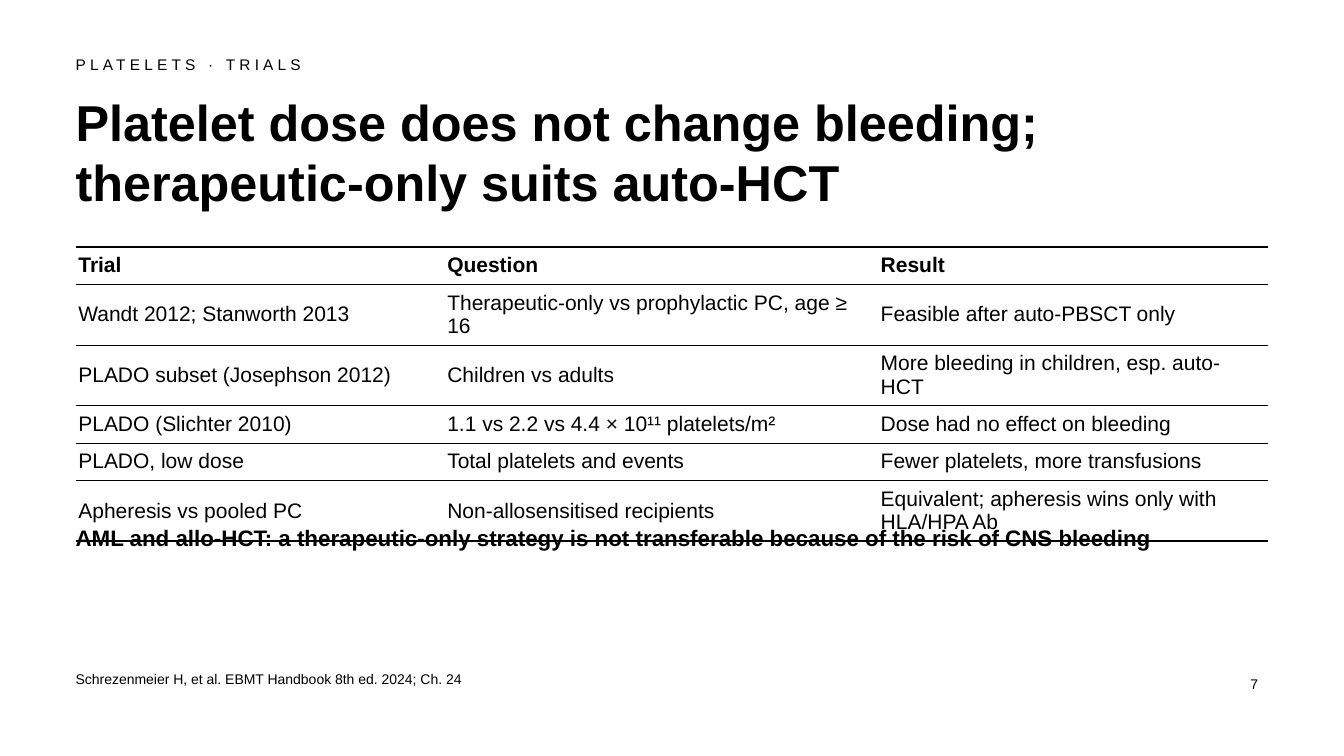
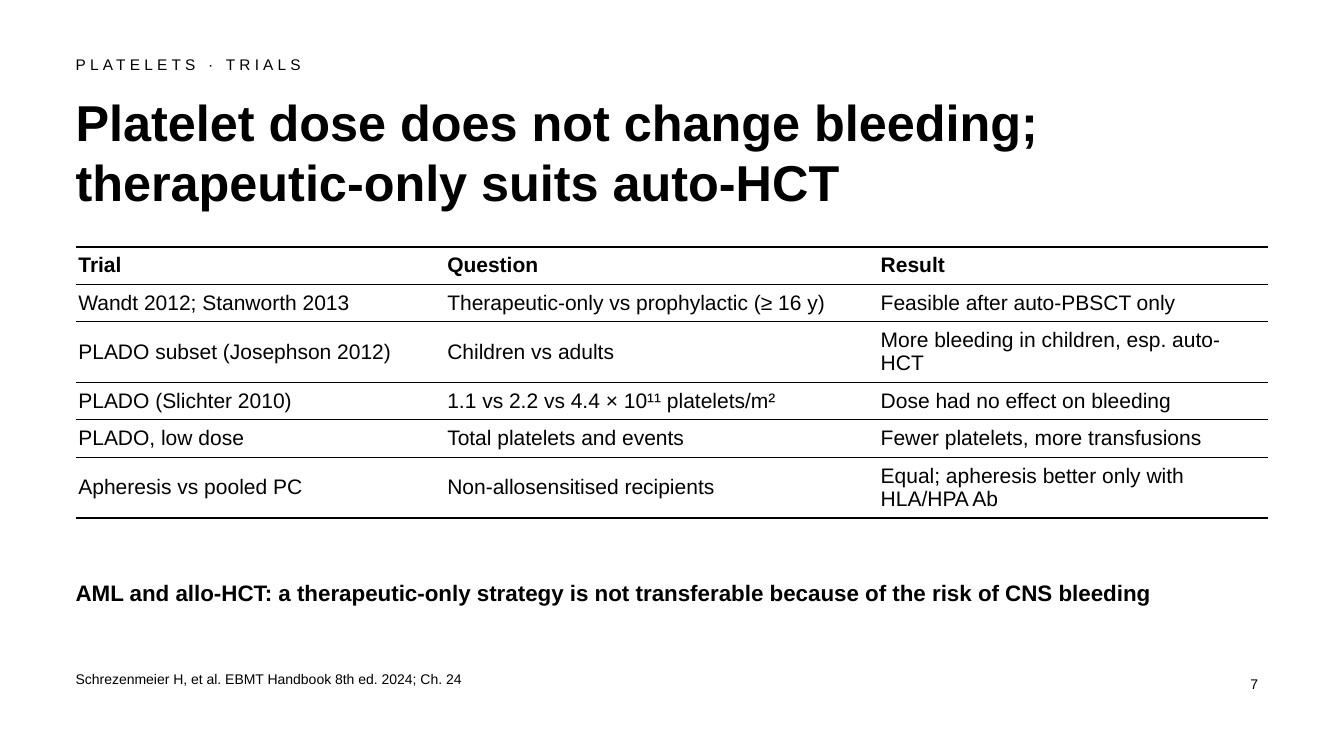
Before and after one commit to htlin222/ebmt-handbook-skill, a slide deck: slide 7 of slides/decks/s06-transfusion-abo.pptx. Drawn at 1344x756 pixels with LibreOffice and Linux fonts; fonts in the diff are those of the drawing. Boxes give left, top, right and bottom in pixels: in the first picture for what was removed or moved away, otherwise in the second. Text is boxed around its words. In the diff, an @@ line names an element or a change of style, - is before the commit and + after.

```diff
--- a/slides/decks/s06-transfusion-abo.pptx
+++ b/slides/decks/s06-transfusion-abo.pptx
@@ table at box(76, 247, 1268, 511) @@
-row 2, column 2: Therapeutic-only vs prophylactic PC, age ≥ 16
+row 2, column 2: Therapeutic-only vs prophylactic (≥ 16 y)
-row 6, column 3: Equivalent; apheresis wins only with HLA/HPA Ab
+row 6, column 3: Equal; apheresis better only with HLA/HPA Ab
@@ text "AML and allo-HCT: a therapeutic-only ...": place and size @@
-text "AML and allo-HCT: a therapeutic-only ..." at box(76, 528, 1151, 551)
+text "AML and allo-HCT: a therapeutic-only ..." at box(76, 584, 1151, 606)
```
Also in this commit, not shown: 6 other slides changed, 4 other files.
